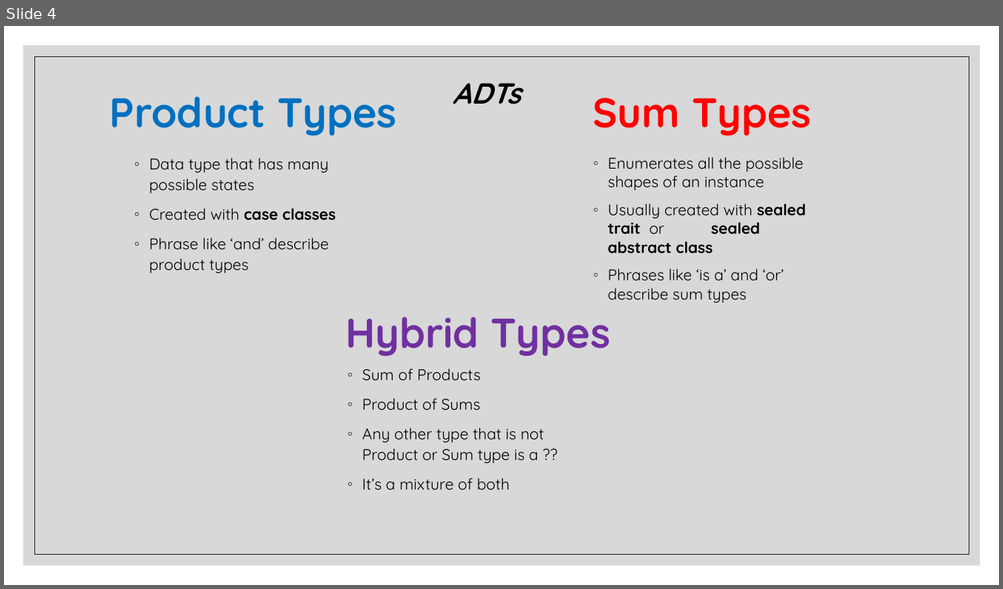
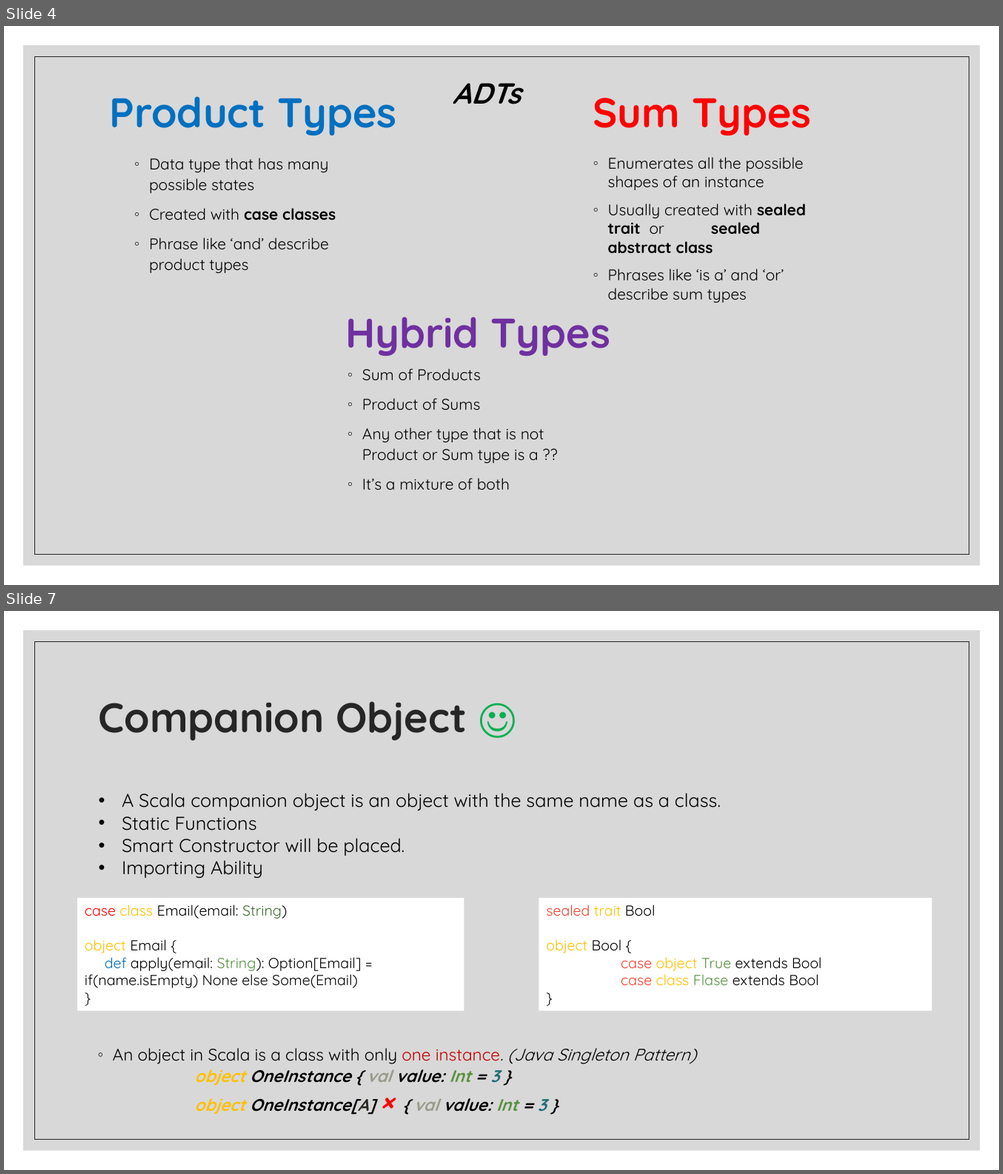
Before and after one commit to andrewrigas/TowerBlocks, a slide deck: Scala Sessions/Scala Session 4/Scala Session 4.pptx. Shown one above the other, each under a label of ours: slide 4 before the commit, slides 4 and 7 after it; the slides between them are not shown. The pictures are 1003x589 and 1003x1174 pixels, drawn with LibreOffice and Linux fonts; fonts in the diff are those of the drawing. Boxes give left, top, right and bottom in pixels: in the first picture for what was removed or moved away, otherwise in the second. Text is boxed around its words. In the diff, an @@ line names an element or a change of style, - is before the commit and + after.

Commit message:
Scala Session 4

```diff
--- a/Scala Sessions/Scala Session 4/Scala Session 4.pptx
+++ b/Scala Sessions/Scala Session 4/Scala Session 4.pptx
@@ slide 7 added at bbox=[4, 611, 999, 1170], background #FFFFFF; not listed: 2 template elements that a slide beside it also shows @@
@@ title added at bbox=[99, 701, 466, 741], 40 pt, text #262626, bold @@
+Companion Object ☺
@@ text added at bbox=[122, 793, 720, 878], 18 pt, text #000000 @@
+• A Scala companion object is an object with the same name as a class.
+• Static Functions
+• Smart Constructor will be placed.
+• Importing Ability
@@ rectangle added at bbox=[77, 898, 464, 1011], fill #FFFFFF, 14 pt, text #000000 @@
+case class Email(email: String)
+object Email {
+def apply(email: String): Option[Email] = if(name.isEmpty) None else Some(Email)
+}
@@ rectangle added at bbox=[539, 898, 932, 1011], fill #FFFFFF, 14 pt, text #000000 @@
+sealed trait Bool
+object Bool {
+case object True extends Bool
+case class Flase extends Bool
+}
@@ text added at bbox=[113, 1048, 696, 1115], 16.1 pt, text #000000, bold, italic @@
+◦ An object in Scala is a class with only one instance. (Java Singleton Pattern)
+  object OneInstance { val value: Int = 3 }
+  object OneInstance[A] × { val value: Int = 3 }
```
Also in this commit, not shown: 2 slides changed, 1 other slide added, 4 other files.
